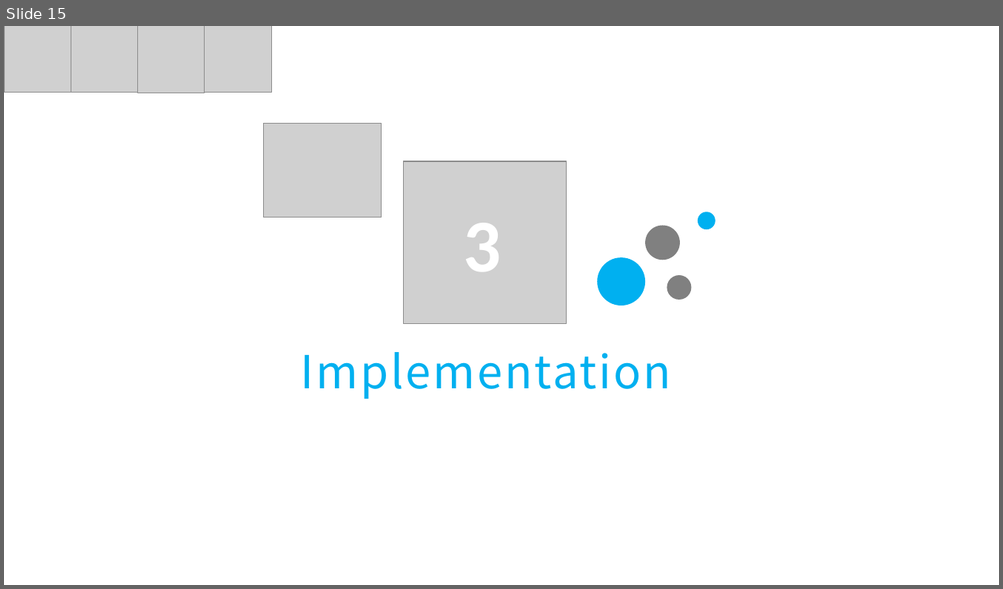
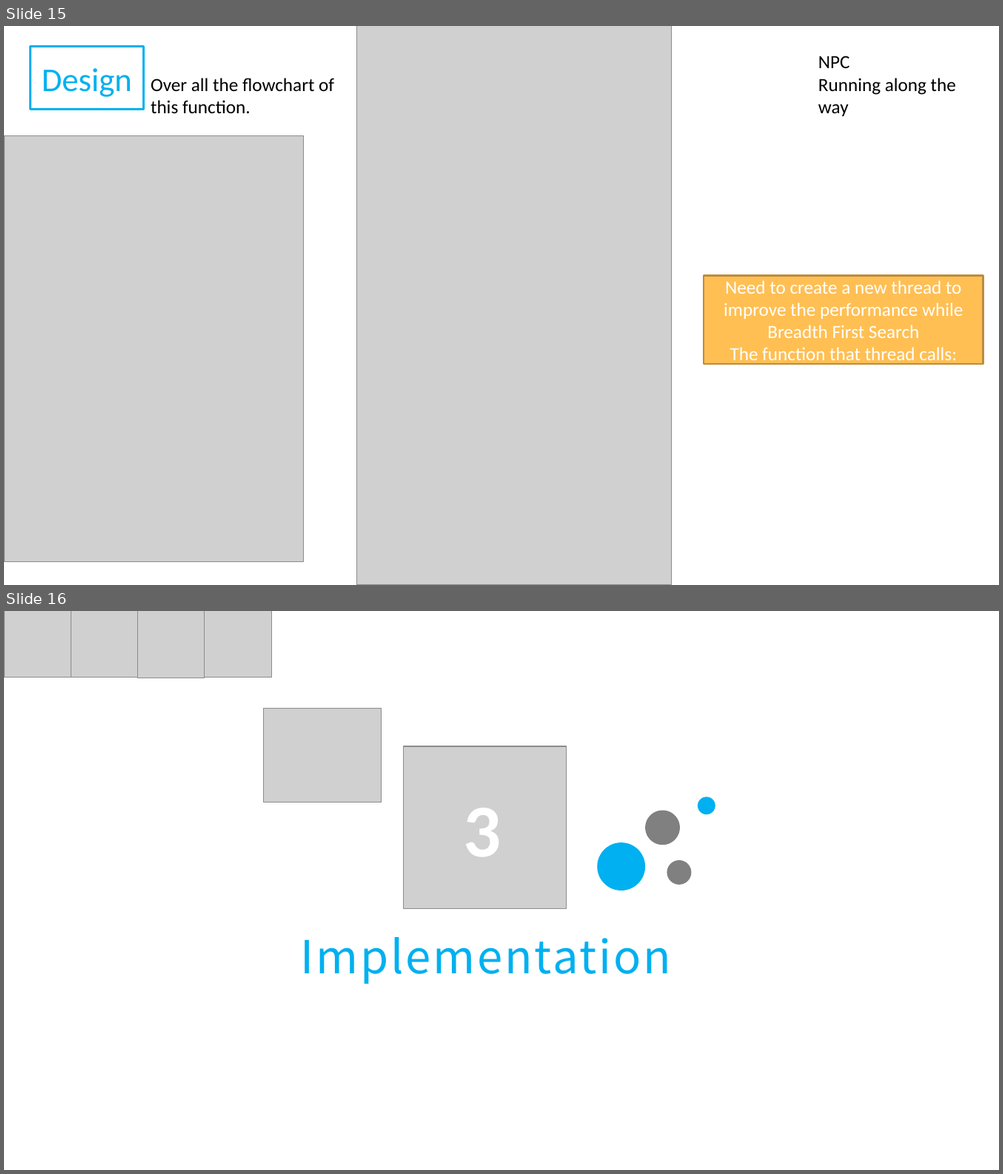
Before and after one commit to cproject2019/cproject2019-group8, a slide deck: Group 8 ArcherBattle.pptx. Shown one above the other, each under a label of ours: slide 15 before the commit, slides 15 and 16 after it. The pictures are 1003x589 and 1003x1174 pixels, drawn with LibreOffice and Linux fonts; fonts in the diff are those of the drawing; grey boxes stand for pictures; background and template pictures are left out. Boxes give left, top, right and bottom in pixels: in the first picture for what was removed or moved away, otherwise in the second. Text is boxed around its words. In the diff, an @@ line names an element or a change of style, - is before the commit and + after.

```diff
--- a/Group 8 ArcherBattle.pptx
+++ b/Group 8 ArcherBattle.pptx
@@ slide 15 added at [4,26,999,585], background picture (left out) @@
@@ rectangle added at [31,47,144,110], outline #00B0F0 2 pt, 32 pt, text #00B0F0 @@
+Design
@@ picture added at [357,26,671,585] @@
@@ text added at [818,56,956,116], 18 pt, text #000000 @@
+NPC
+Running along the way
@@ text added at [151,78,334,114], 18 pt, text #000000 @@
+Over all the flowchart of this function.
@@ picture added at [4,136,303,562] @@
@@ rectangle added at [703,276,983,364], fill #FFBF53, outline #BD8D3D 2 pt, 18 pt, text #FFFFFF @@
+Need to create a new thread to improve the performance while Breadth First Search
+The function that thread calls:
@@ what was slide 15 is now slide 16 @@
```
Also in this commit, not shown: 1 slide changed.
